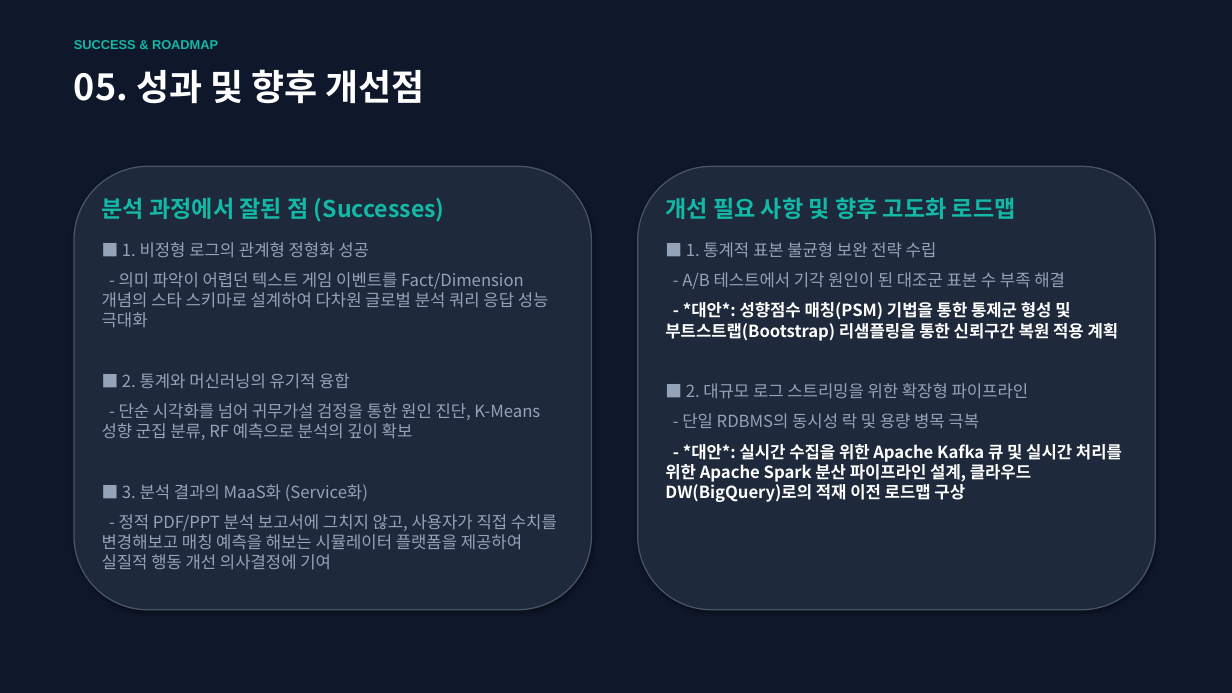
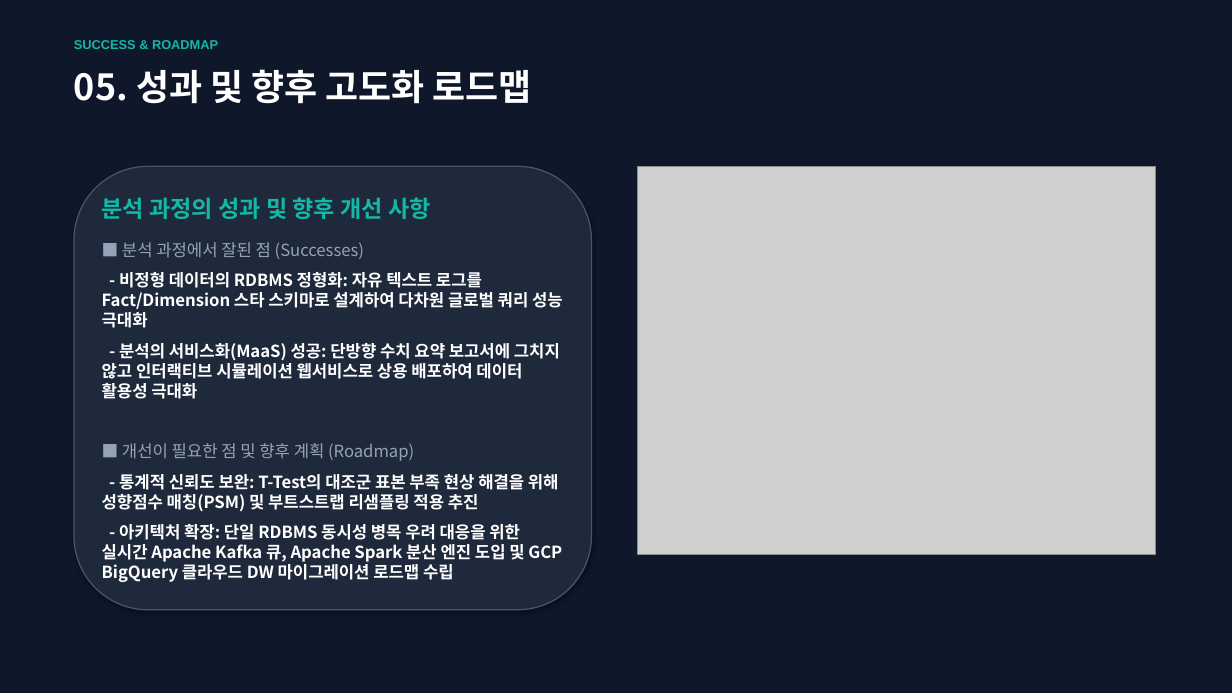
Before and after one commit to JeongSeongHun054/SteamlitPoker, a slide deck: slide 6 of poker_analytics_presentation.pptx. Drawn at 1232x693 pixels with LibreOffice and Linux fonts; fonts in the diff are those of the drawing; grey boxes stand for pictures. Boxes give left, top, right and bottom in pixels: in the first picture for what was removed or moved away, otherwise in the second. Text is boxed around its words. In the diff, an @@ line names an element or a change of style, - is before the commit and + after.

Commit message:
Refactor presentation to include side-by-side images and focus on data-driven decisions

```diff
--- a/poker_analytics_presentation.pptx
+++ b/poker_analytics_presentation.pptx
@@ text at <box>74,69,532,104</box>: text changed @@
-05. 성과 및 향후 개선점
+05. 성과 및 향후 고도화 로드맵
@@ rounded rectangle removed at <box>638,166,1155,610</box> @@
@@ picture added at <box>638,166,1155,555</box> @@
@@ text at <box>102,197,563,582</box>: text changed; text colour #94A3B8 to #FFFFFF; bold on @@
-분석 과정에서 잘된 점 (Successes)
-■ 1. 비정형 로그의 관계형 정형화 성공
-- 의미 파악이 어렵던 텍스트 게임 이벤트를 Fact/Dimension 개념의 스타 스키마로 설계하여 다차원 글로벌 분석 쿼리 응답 성능 극대화
-■ 2. 통계와 머신러닝의 유기적 융합
-- 단순 시각화를 넘어 귀무가설 검정을 통한 원인 진단, K-Means 성향 군집 분류, RF 예측으로 분석의 깊이 확보
-■ 3. 분석 결과의 MaaS화 (Service화)
-- 정적 PDF/PPT 분석 보고서에 그치지 않고, 사용자가 직접 수치를 변경해보고 매칭 예측을 해보는 시뮬레이터 플랫폼을 제공하여 실질적 행동 개선 의사결정에 기여
+분석 과정의 성과 및 향후 개선 사항
+■ 분석 과정에서 잘된 점 (Successes)
+- 비정형 데이터의 RDBMS 정형화: 자유 텍스트 로그를 Fact/Dimension 스타 스키마로 설계하여 다차원 글로벌 쿼리 성능 극대화
+- 분석의 서비스화(MaaS) 성공: 단방향 수치 요약 보고서에 그치지 않고 인터랙티브 시뮬레이션 웹서비스로 상용 배포하여 데이터 활용성 극대화
+■ 개선이 필요한 점 및 향후 계획 (Roadmap)
+- 통계적 신뢰도 보완: T-Test의 대조군 표본 부족 현상 해결을 위해 성향점수 매칭(PSM) 및 부트스트랩 리샘플링 적용 추진
+- 아키텍처 확장: 단일 RDBMS 동시성 병목 우려 대응을 위한 실시간 Apache Kafka 큐, Apache Spark 분산 엔진 도입 및 GCP BigQuery 클라우드 DW 마이그레이션 로드맵 수립
@@ text removed at <box>665,197,1122,502</box> @@
-개선 필요 사항 및 향후 고도화 로드맵
-■ 1. 통계적 표본 불균형 보완 전략 수립
-- A/B 테스트에서 기각 원인이 된 대조군 표본 수 부족 해결
-- *대안*: 성향점수 매칭(PSM) 기법을 통한 통제군 형성 및 부트스트랩(Bootstrap) 리샘플링을 통한 신뢰구간 복원 적용 계획
-■ 2. 대규모 로그 스트리밍을 위한 확장형 파이프라인
-- 단일 RDBMS의 동시성 락 및 용량 병목 극복
-- *대안*: 실시간 수집을 위한 Apache Kafka 큐 및 실시간 처리를 위한 Apache Spark 분산 파이프라인 설계, 클라우드 DW(BigQuery)로의 적재 이전 로드맵 구상
```
Also in this commit, not shown: 4 other slides changed, 1 other file.
